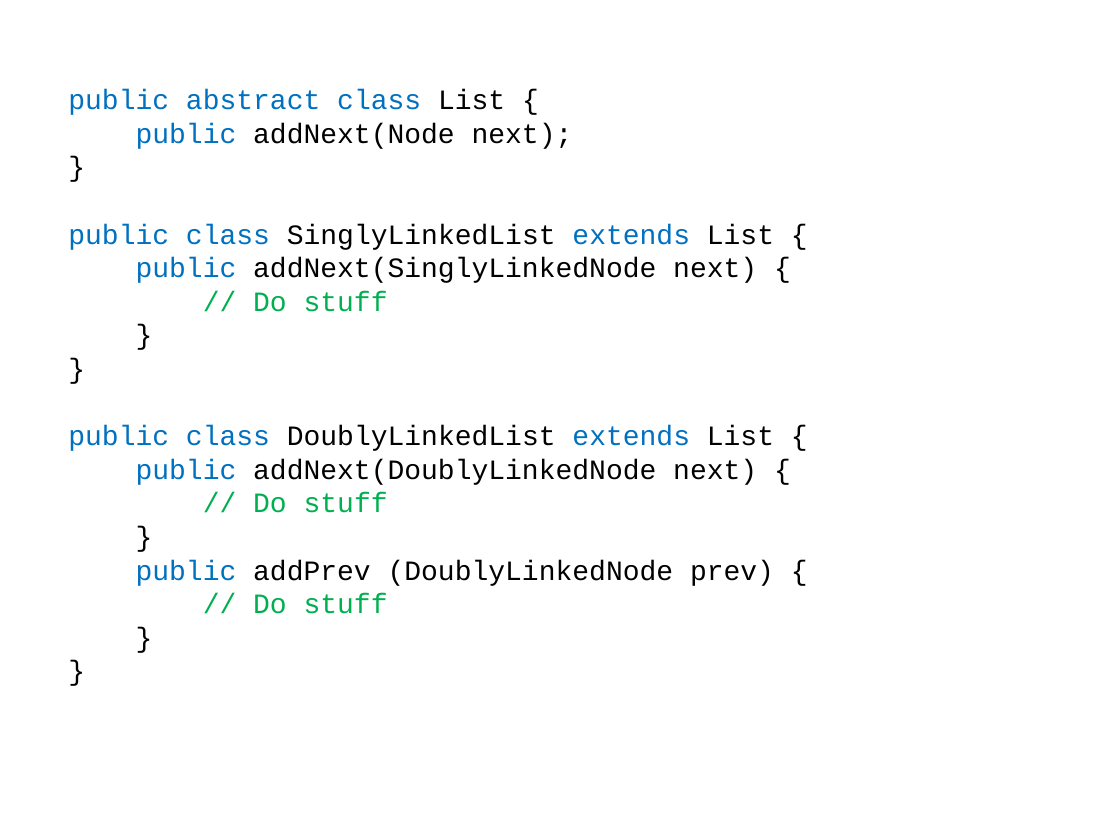
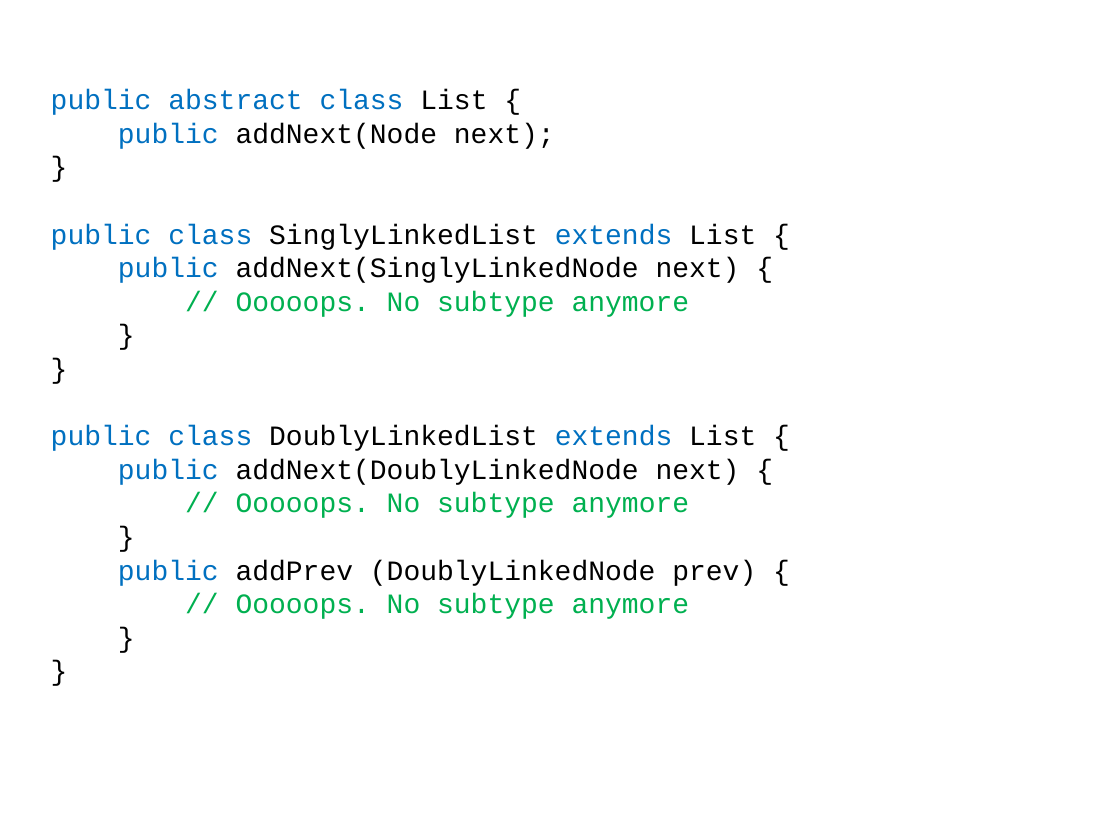
Before and after one commit to rubenbaer/ooplss, a slide deck: slide 6 of misc/final_day/ooplss.ppt. Drawn at 1120x840 pixels with LibreOffice and Linux fonts; fonts in the diff are those of the drawing. Boxes give left, top, right and bottom in pixels: in the first picture for what was removed or moved away, otherwise in the second. Text is boxed around its words. In the diff, an @@ line names an element or a change of style, - is before the commit and + after.

```diff
--- a/misc/final_day/ooplss.ppt
+++ b/misc/final_day/ooplss.ppt
@@ text "public abstract class List {": place and size @@
-text "public abstract class List {" at [68,89,774,614]
+text "public abstract class List {" at [51,89,756,619]
@@ text at [236,291,690,317]: text changed @@
-// Do stuff
+// Ooooops. No subtype anymore
@@ text at [236,493,690,518]: text changed @@
-// Do stuff
+// Ooooops. No subtype anymore
@@ text at [236,593,690,619]: text changed @@
-// Do stuff
+// Ooooops. No subtype anymore
```
Also in this commit, not shown: 3 other slides changed, 4 slides added, 1 slide removed, 8 other files.
